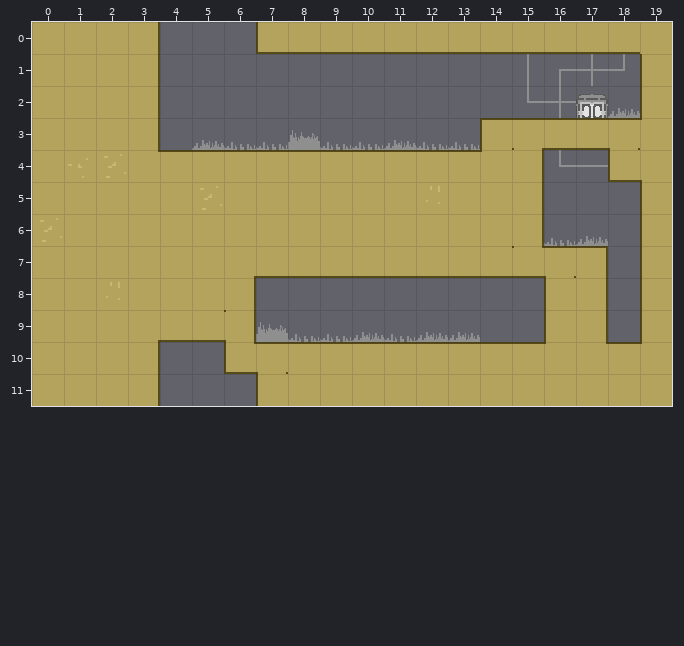
Tiled map (JSON) -- app/maps/Map-3.json. The first picture shows the starting point.
Cells are 32x32 px. Shown: x 0..19, y 0..11.
New version:
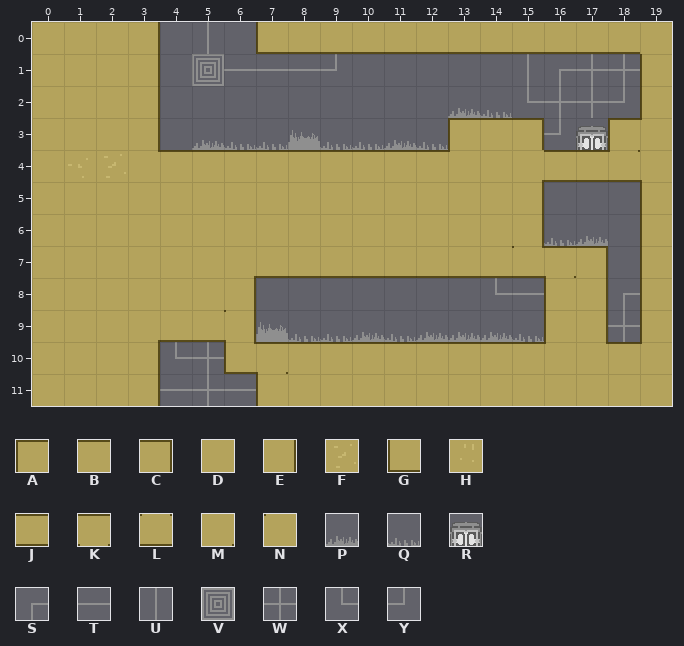
Key: from "sprite": A 80, B 81, C 82, D 91, E 92, F 94, G 100, H 104, J 111, K 124, L 133, M 143, N 154, P 160, Q 161, R 163, S 170, T 171, U 180, V 181, W 182, X 190, Y 191.
_ is an empty cell, . an unchanged one.
Diff:
--- layer "Tile Layer 1"
@@ x 0..18 @@
- 0 ....._.............
- 1 ....._____........Y
- 2 .............__..RP
- 3 .............QAKJJK
- 4 .............B.EXTG
- 5 .....F......H......
- 6 F..................
+ 0 .....U.............
+ 1 .....VTTTY........W
+ 2 .............PQ..WY
+ 3 .............ABCYRA
+ 4 .............N.MJJL
+ 5 .....D......D......
+ 6 D..................
@@ x 2..18 @@
- 8 H...........__.._
- 9 ............__.._
-10 ..__.............
-11 ..___............
+ 8 D...........XT..S
+ 9 ............PQ..W
+10 ..XW.............
+11 ..TWT............
